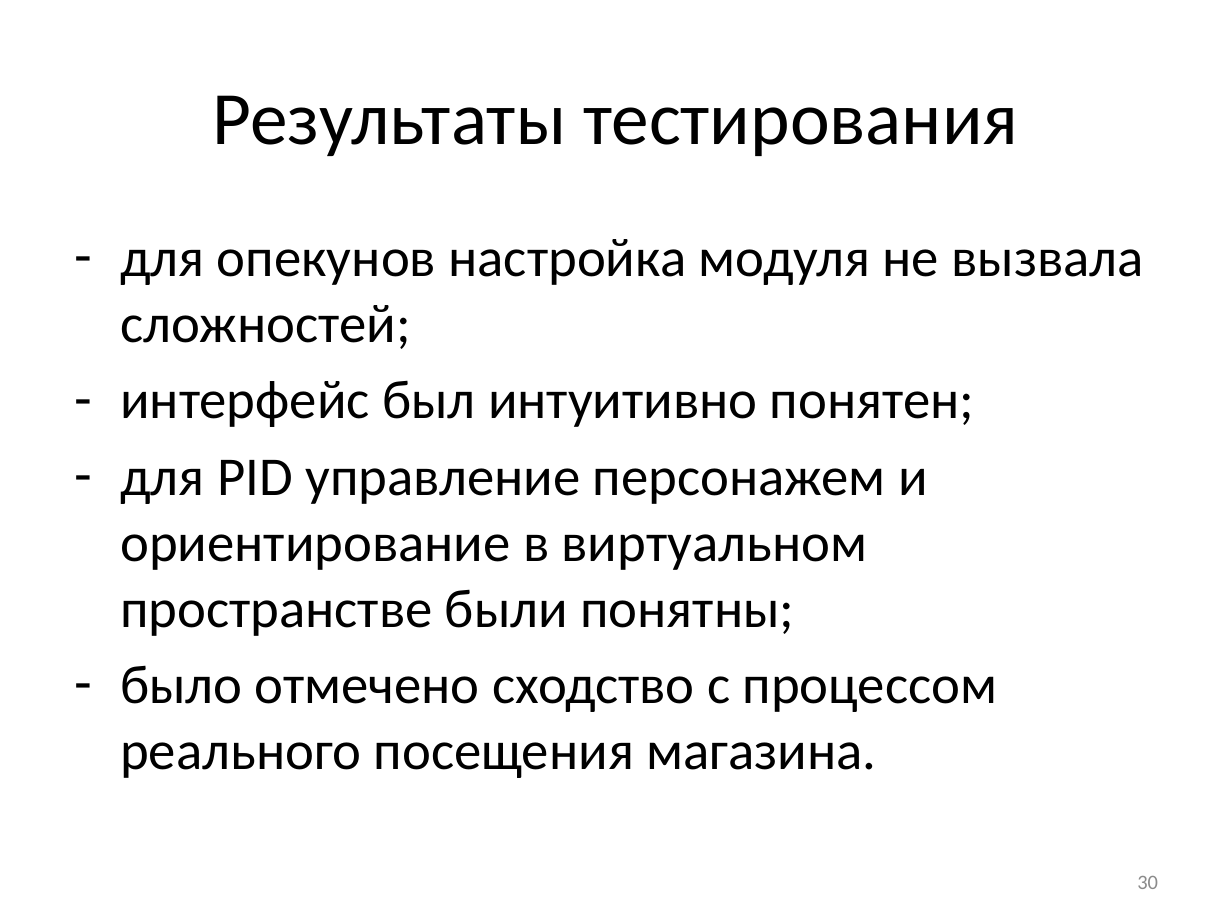
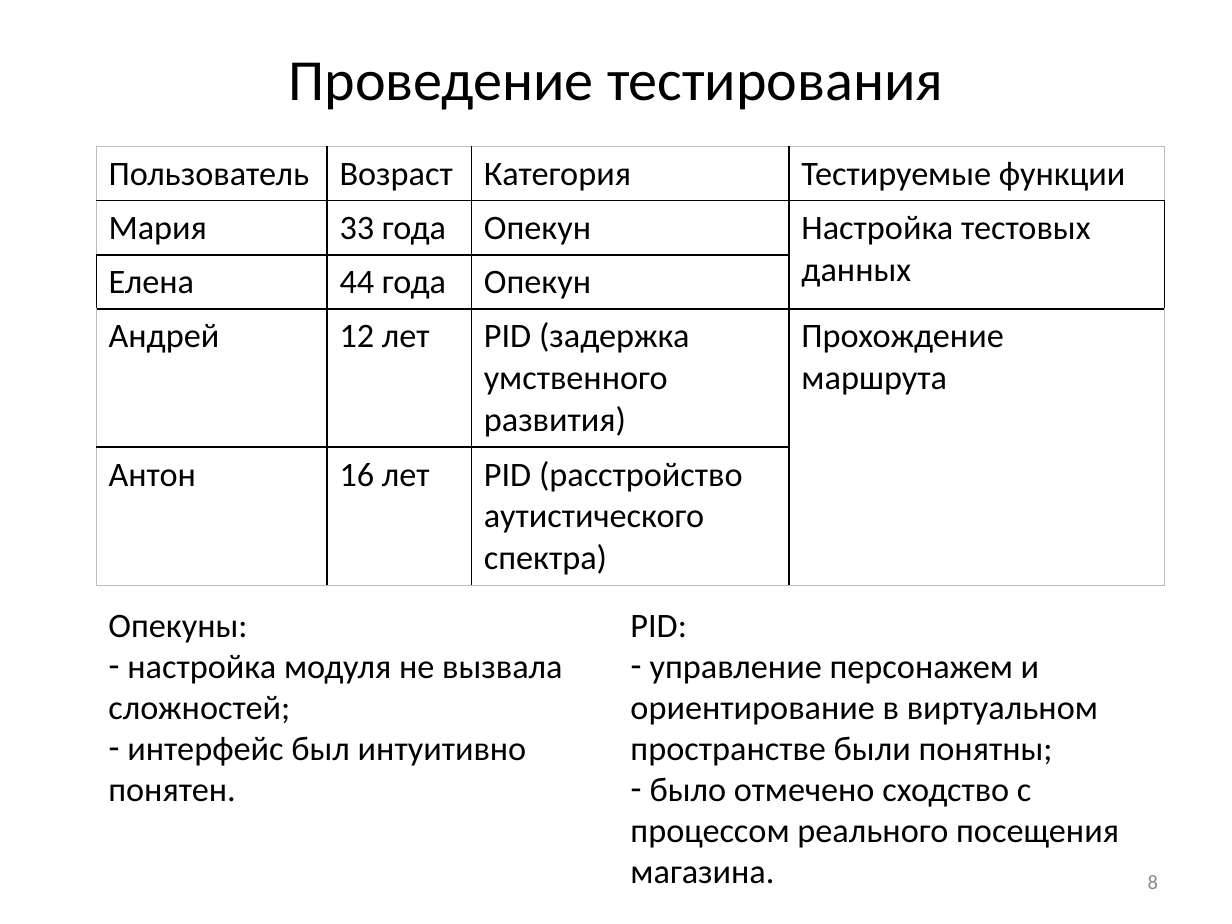
Before and after one commit to Dormou/2D-walkthrough-module, a slide deck: slide 8 of Documents/Волосникова И.А..pptx (slide 30 before the commit). Drawn at 1232x924 pixels with LibreOffice and Linux fonts; fonts in the diff are those of the drawing. Boxes give left, top, right and bottom in pixels: in the first picture for what was removed or moved away, otherwise in the second. Text is boxed around its words. In the diff, an @@ line names an element or a change of style, - is before the commit and + after.

```diff
--- a/Documents/Волосникова И.А..pptx
+++ b/Documents/Волосникова И.А..pptx
@@ title at bbox=[289, 62, 943, 110]: text changed; size 44 to 34 pt @@
-Результаты тестирования
+Проведение тестирования
@@ table added at bbox=[96, 147, 1165, 579], 5 rows, 4 columns @@
+Пользователь | Возраст | Категория | Тестируемые функции
+Мария | 33 года | Опекун | Настройка тестовых данных
+Елена | 44 года | Опекун | 
+Андрей | 12 лет | PID (задержка умственного развития) | Прохождение маршрута
+Антон | 16 лет | PID (расстройство аутистического спектра) | 
@@ text "Опекуны:": place and size @@
-text "Опекуны:" at bbox=[120, 239, 1144, 778]
+text "Опекуны:" at bbox=[108, 614, 1119, 884]
@@ text "Опекуны:" at bbox=[108, 614, 1119, 884]: columns 1 to 2 @@
@@ text at bbox=[108, 614, 1098, 802]: text changed; size 32 to 20 pt @@
-– для опекунов настройка модуля не вызвала сложностей;
-– интерфейс был интуитивно понятен;
-– для PID управление персонажем и ориентирование в виртуальном пространстве были понятны;
+Опекуны:
+– настройка модуля не вызвала сложностей;
+– интерфейс был интуитивно понятен.
+PID:
+– управление персонажем и ориентирование в виртуальном пространстве были понятны;
@@ text at bbox=[630, 777, 1119, 884]: size 32 to 20 pt in "было отмечено сходство с процессом реального посещения ..."; indent changed; less space between paragraphs @@
@@ page number at bbox=[1148, 875, 1158, 889]: text changed @@
-30
+8
```
Also in this commit, not shown: 5 other slides changed, 4 slides added, 26 slides removed, 33 other files.
